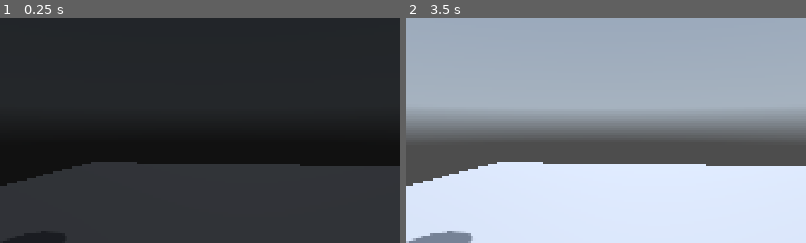
Above: before the commit, frames 1-2 (left to right).
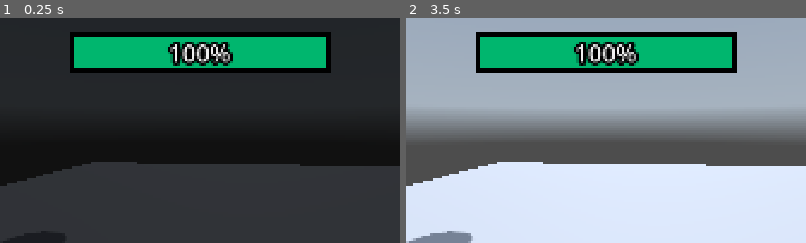
Above: after the commit, the same moments.

Repository: Kaympe20/somneria
Game: Godot game, scene res://views/battle/battle.tscn
Two runs of this game, one before a commit and one after it. Both use one fixed random seed, a clock stepped at 60 frames per second and the inputs below. This scene is started directly instead of the project's main scene. A sky picture missing from this copy of the repository is replaced by a grey-blue gradient.
Inputs (mouse positions are % of the whole screen's width and height, from its top left):
- Up to frame 1 (0.25 s): no input
- Up to frame 2 (3.5 s): tap Enter (ui_accept) at 0.5 s; move the mouse to (13, 77) at 0.52 s; hold Right (right) 0.53-1.28 s; hold Q (show_level) 0.53-1.28 s; tap Space (jump) at 0.77, 1.52, 3.02 s; move the mouse to (27, 86) at 1.27 s; hold S (back) 1.28-2.03 s; tap Q (show_level) at 1.35, 2.85 s; move the mouse to (13, 86) at 2.02 s; hold Right (right) 2.03-2.78 s; hold Q (show_level) 2.03-2.78 s; move the mouse to (27, 86) at 2.77 s; hold W (forward) from 2.78 s (still down)
The pictures show only the part of the screen within x 25-75%, y 0-50%; the shares and areas given below are measured in that part.

The runs differ from the first frame. In frame 1, 12% of the frame differs, in the area x 17-83%, y 6-25%; in frame 2, 12%.

Commit message:
add playerHealthBar

Diff:
--- a/views/battle/battle.tscn
+++ b/views/battle/battle.tscn
@@ -10,6 +10,7 @@
 [ext_resource type="Texture2D" uid="uid://cjssiq1cqyu4t" path="res://assets/characters/miku/miku.png" id="5_hnff8"]
 [ext_resource type="Script" uid="uid://d4d3ut21h6x3t" path="res://views/battle/menu/menuItems.gd" id="6_hnff8"]
 [ext_resource type="PackedScene" uid="uid://8gqru2aqg5oc" path="res://views/battle/menu/menuItem.tscn" id="7_je4tf"]
+[ext_resource type="Script" uid="uid://bnbkk7nevfh1h" path="res://views/battle/playerHealthBar.gd" id="11_yd87w"]
 
 [sub_resource type="PanoramaSkyMaterial" id="PanoramaSkyMaterial_ha4bs"]
 panorama = ExtResource("1_0xjgq")
@@ -35,6 +36,22 @@
 material = SubResource("StandardMaterial3D_0xjgq")
 
 [sub_resource type="CapsuleShape3D" id="CapsuleShape3D_je4tf"]
+
+[sub_resource type="StyleBoxFlat" id="StyleBoxFlat_xyd4w"]
+bg_color = Color(0.93333334, 0.38039216, 0.5764706, 1)
+border_width_left = 12
+border_width_top = 12
+border_width_right = 12
+border_width_bottom = 12
+border_color = Color(0, 0, 0, 1)
+
+[sub_resource type="StyleBoxFlat" id="StyleBoxFlat_yd87w"]
+bg_color = Color(0, 0.713631, 0.43350008, 1)
+border_width_left = 12
+border_width_top = 12
+border_width_right = 12
+border_width_bottom = 12
+border_color = Color(0, 0, 0, 1)
 
 [node name="battle" type="Node3D" unique_id=296885428]
 script = ExtResource("1_qkadb")
@@ -244,6 +261,31 @@
 grow_vertical = 2
 theme_override_constants/separation = 10
 
+[node name="HealthBars" type="Control" parent="ui" unique_id=1569134649]
+layout_mode = 3
+anchors_preset = 15
+anchor_right = 1.0
+anchor_bottom = 1.0
+grow_horizontal = 2
+grow_vertical = 2
+
+[node name="playerHealthBar" type="ProgressBar" parent="ui/HealthBars" unique_id=90655367]
+layout_mode = 1
+anchors_preset = 5
+anchor_left = 0.5
+anchor_right = 0.5
+offset_left = -310.0
+offset_top = 32.0
+offset_right = 313.5
+offset_bottom = 121.0
+grow_horizontal = 2
+theme_override_constants/outline_size = 30
+theme_override_font_sizes/font_size = 58
+theme_override_styles/background = SubResource("StyleBoxFlat_xyd4w")
+theme_override_styles/fill = SubResource("StyleBoxFlat_yd87w")
+value = 50.0
+script = ExtResource("11_yd87w")
+
 [connection signal="confirmationEnded" from="ui/MenuContainer/Menu" to="ui/MenuContainer/Menu/ConfirmationText" method="_on_confirmation_ended"]
 [connection signal="confirmationRequested" from="ui/MenuContainer/Menu" to="ui/MenuContainer/Menu/ConfirmationText" method="_on_confirmation_requested"]
 [connection signal="confirmationRequested" from="ui/MenuContainer/Menu" to="ui/MenuContainer/Menu/MenuItems" method="_on_confirmation_request"]
--- /dev/null
+++ b/views/battle/playerHealthBar.gd
@@ -0,0 +1,11 @@
+extends ProgressBar
+
+@onready var battle: Node3D = get_node("../../../");
+
+# Called when the node enters the scene tree for the first time.
+func _ready() -> void:
+	pass
+
+# Called every frame. 'delta' is the elapsed time since the previous frame.
+func _process(delta: float) -> void:
+	value = battle.playerHealth;
Not shown, added: views/battle/playerHealthBar.gd.uid
